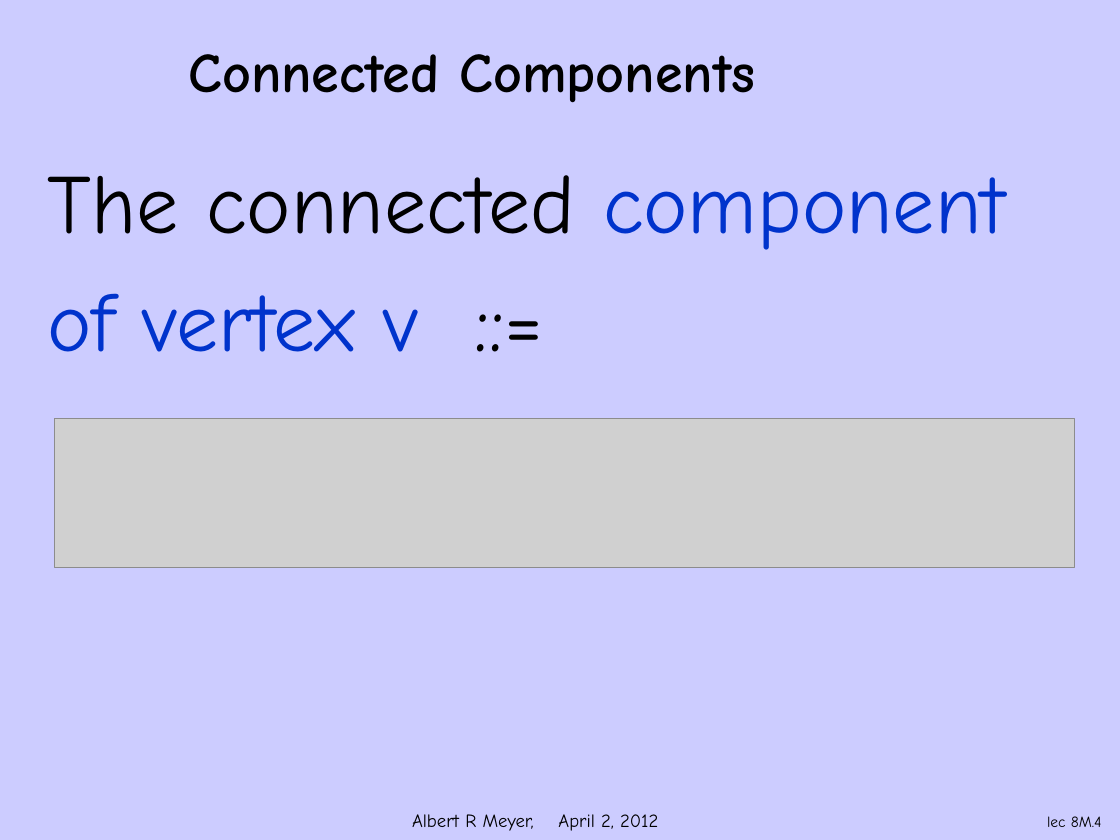
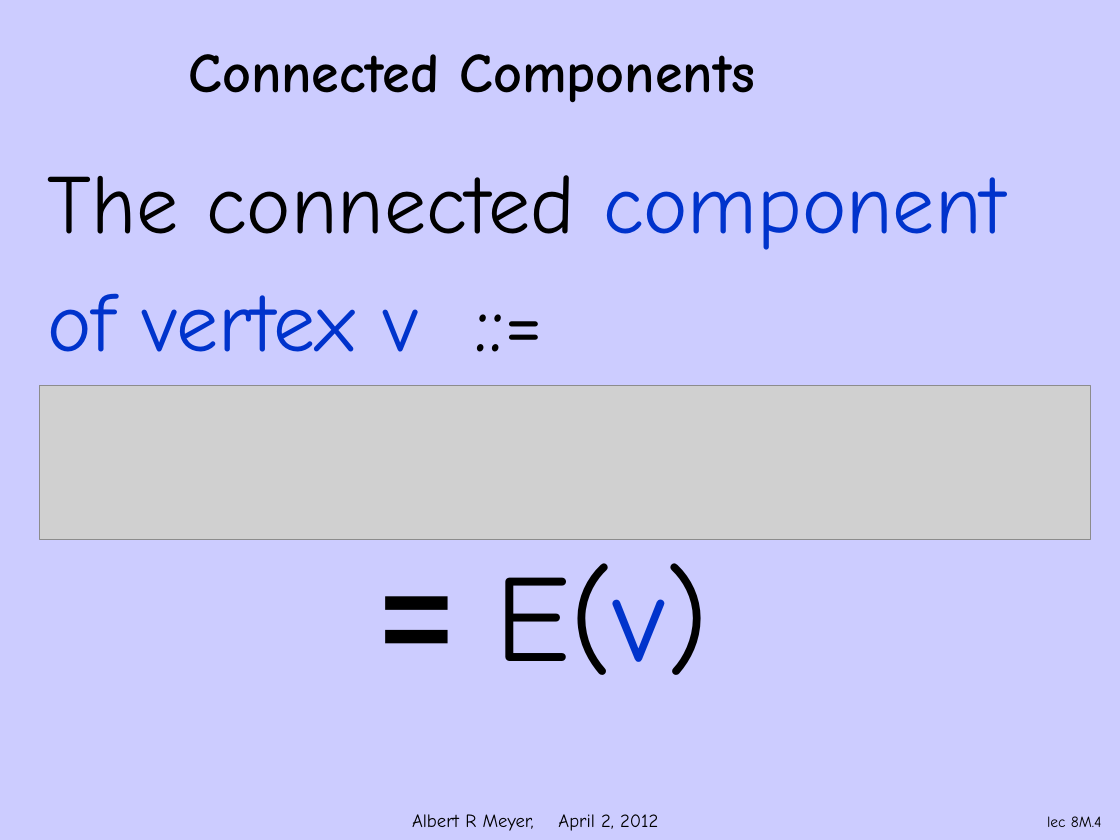
Before and after one commit to armeyer/mcs_web, a slide deck: slide 4 of spring12/slidesS12/simple-connect.pptx. Drawn at 1120x840 pixels with LibreOffice and Linux fonts; fonts in the diff are those of the drawing; grey boxes stand for pictures; background and template pictures are left out. Boxes give left, top, right and bottom in pixels: in the first picture for what was removed or moved away, otherwise in the second. Text is boxed around its words. In the diff, an @@ line names an element or a change of style, - is before the commit and + after.

```diff
--- a/spring12/slidesS12/simple-connect.pptx
+++ b/spring12/slidesS12/simple-connect.pptx
@@ picture: place and size @@
-picture at (55,418,1074,567)
+picture at (39,385,1090,539)
@@ text added at (495,563,708,675), 80 pt, text #000000 @@
+= E(v)
```
Also in this commit, not shown: 7 other slides changed, 3 slides added, 5 other files.
